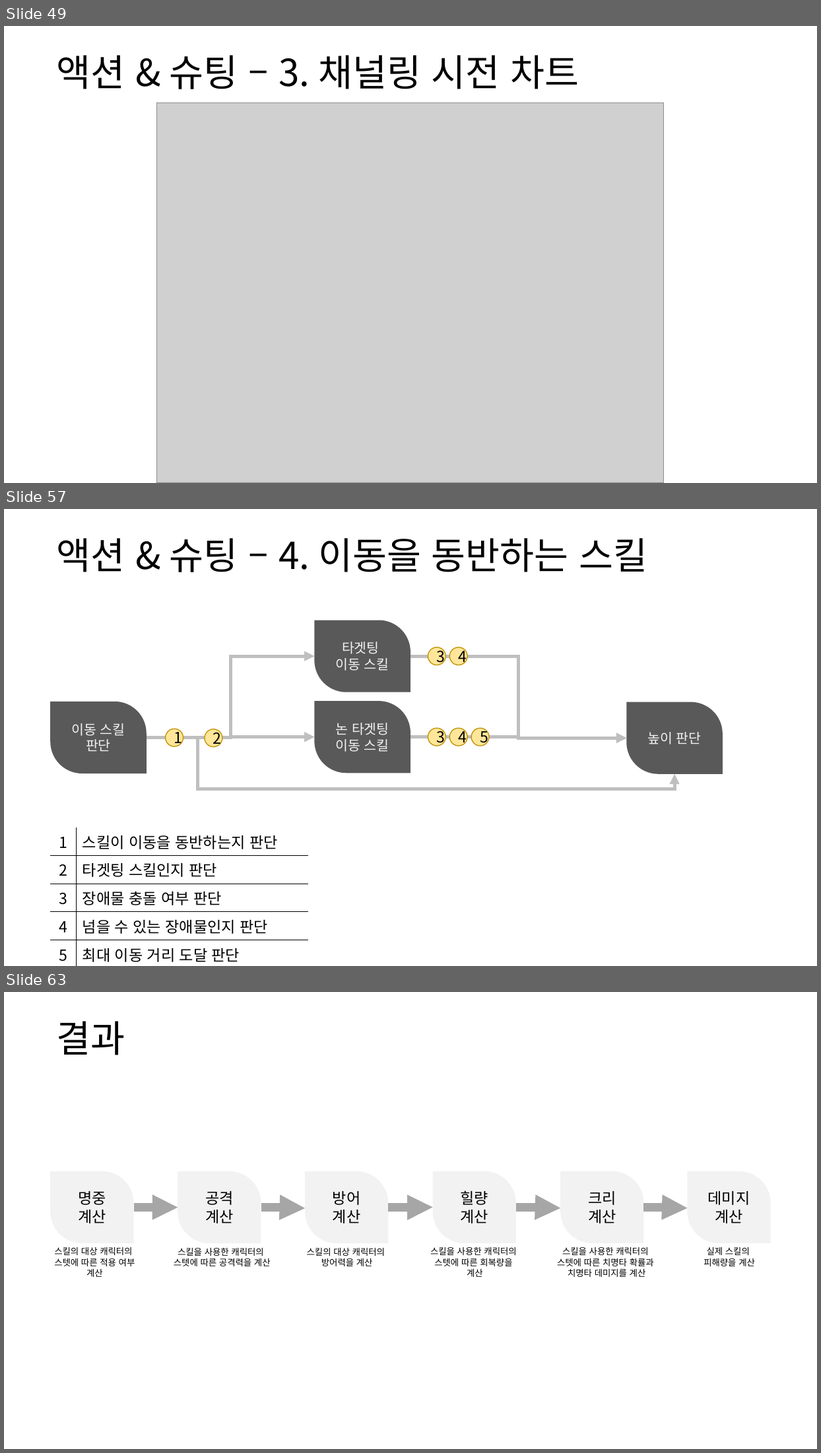
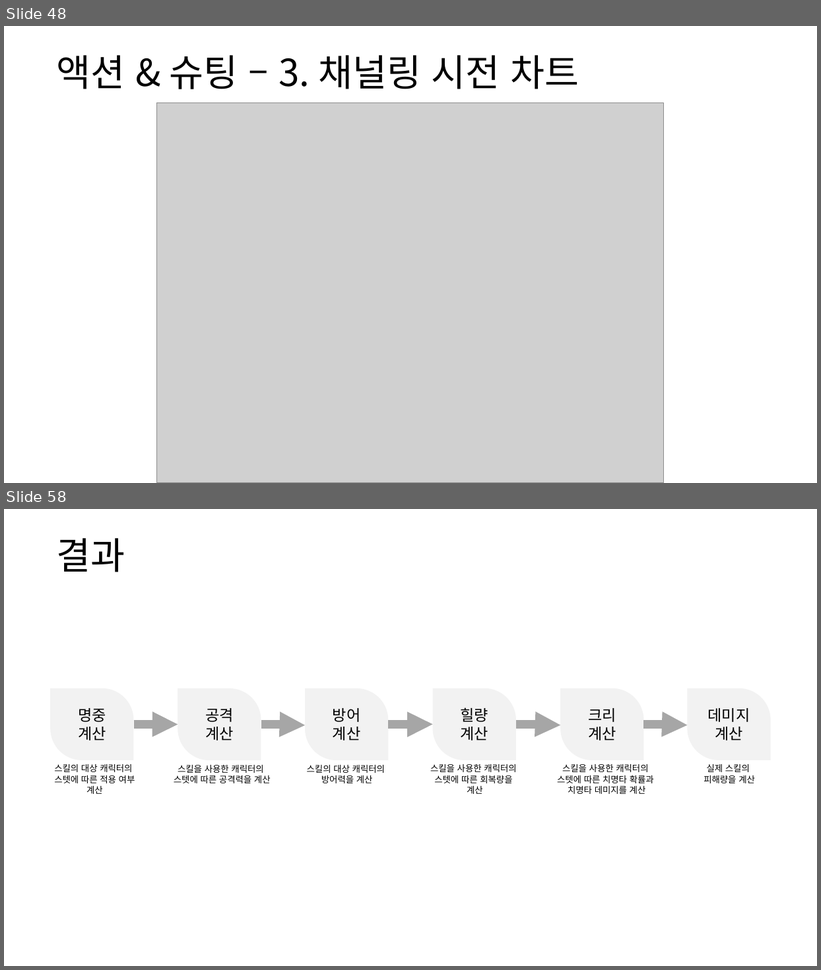
Before and after one commit to yjk0401/unityenginebasic_9th, a slide deck: 기획/방랑엽사전/스킬 시스템 기획서.pptx. Shown one above the other, each under a label of ours: slides 49, 57 and 63 before the commit, slides 48 and 58 after it; the slides between them are not shown. The pictures are 821x1453 and 821x970 pixels, drawn with LibreOffice and Linux fonts; fonts in the diff are those of the drawing; grey boxes stand for pictures. Boxes give left, top, right and bottom in pixels: in the first picture for what was removed or moved away, otherwise in the second. Text is boxed around its words. In the diff, an @@ line names an element or a change of style, - is before the commit and + after.

```diff
--- a/기획/방랑엽사전/스킬 시스템 기획서.pptx
+++ b/기획/방랑엽사전/스킬 시스템 기획서.pptx
@@ slide 57 removed at <box>4,509,817,966</box>, background #FFFFFF @@
@@ text removed at <box>56,538,648,572</box> @@
-액션 & 슈팅 – 4. 이동을 동반하는 스킬
@@ round diag rect removed at <box>314,620,411,692</box> @@
-타겟팅
-이동 스킬
@@ elbow arrow removed from (147, 738) to (314, 656) @@
@@ elbow arrow removed from (411, 656) to (627, 739) @@
@@ ellipse removed at <box>428,648,446,665</box> @@
-3
@@ ellipse removed at <box>450,648,467,665</box> @@
-4
@@ round diag rect removed at <box>50,702,146,774</box> @@
-이동 스킬 판단
@@ round diag rect removed at <box>314,701,411,773</box> @@
-논 타겟팅
-이동 스킬
@@ round diag rect removed at <box>627,702,723,774</box> @@
-높이 판단
@@ elbow arrow removed from (147, 738) to (314, 737) @@
@@ elbow arrow removed from (147, 738) to (675, 774) @@
@@ ellipse removed at <box>166,729,184,747</box> @@
-1
@@ ellipse removed at <box>205,729,222,747</box> @@
-2
@@ elbow arrow removed from (411, 737) to (627, 739) @@
@@ ellipse removed at <box>428,728,446,746</box> @@
-3
@@ ellipse removed at <box>450,728,467,746</box> @@
-4
@@ ellipse removed at <box>471,728,489,746</box> @@
-5
@@ table removed at <box>50,827,308,965</box>, 5 rows, 2 columns @@
-1 | 스킬이 이동을 동반하는지 판단
-2 | 타겟팅 스킬인지 판단
-3 | 장애물 충돌 여부 판단
-4 | 넘을 수 있는 장애물인지 판단
-5 | 최대 이동 거리 도달 판단
@@ what was slide 49 is now slide 48 @@
@@ what was slide 63 is now slide 58 @@
```
Also in this commit, not shown: 8 slides changed, 2 slides added, 6 other slides removed, 1 other file.
